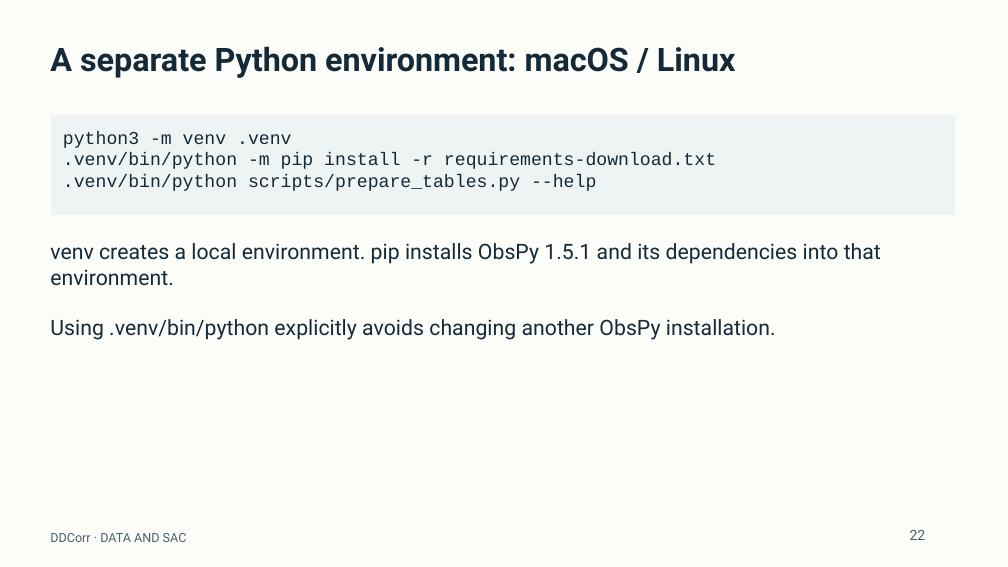
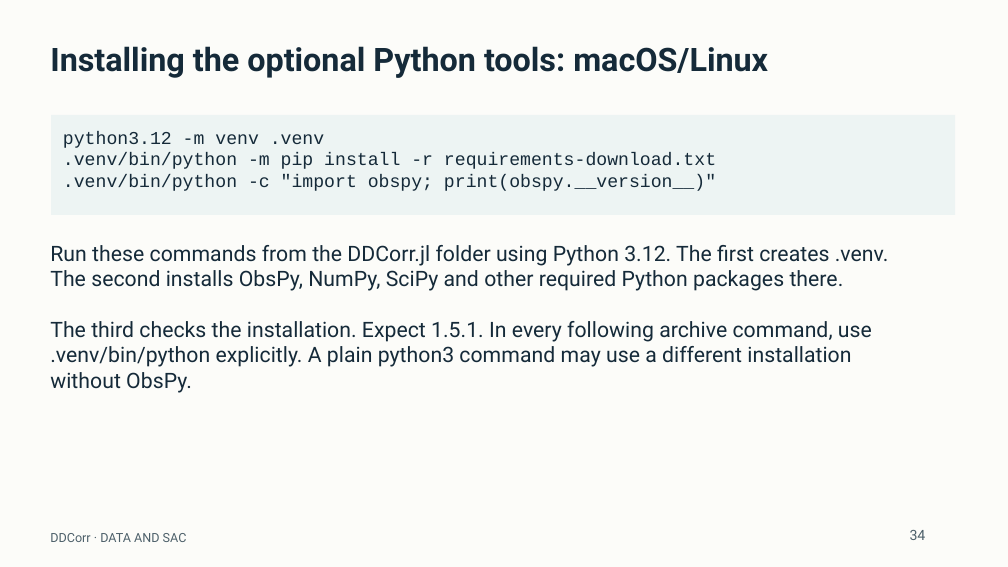
Before and after one commit to eliasrh/DDCorr.jl, a slide deck: slide 34 of teaching/DDCorr_minicourse.pptx (slide 22 before the commit). Drawn at 1008x567 pixels with LibreOffice and Linux fonts; fonts in the diff are those of the drawing. Boxes give left, top, right and bottom in pixels: in the first picture for what was removed or moved away, otherwise in the second. Text is boxed around its words. In the diff, an @@ line names an element or a change of style, - is before the commit and + after.

Commit message:
Revise student walkthrough with visual location context and explicit Python commands
Add editable ray-path and workflow diagrams, explain output formats and event indices, and make parameter experiments repeatable. Use the virtual environment executable in every acquisition command, add a small five-event download and Windows instructions, and clear synthetic selections before real processing. Add actionable dependency errors and a regression test.

```diff
--- a/teaching/DDCorr_minicourse.pptx
+++ b/teaching/DDCorr_minicourse.pptx
@@ text at (50,46,768,78): text changed @@
-A separate Python environment: macOS / Linux
+Installing the optional Python tools: macOS/Linux
@@ text at (63,131,324,148): text changed @@
-python3 -m venv .venv
+python3.12 -m venv .venv
@@ text at (63,175,716,191): text changed @@
-.venv/bin/python scripts/prepare_tables.py --help
+.venv/bin/python -c "import obspy; print(obspy.__version__)"
@@ text at (50,245,889,291): text changed @@
-venv creates a local environment. pip installs ObsPy 1.5.1 and its dependencies into that
-environment.
+Run these commands from the DDCorr.jl folder using Python 3.12. The first creates .venv.
+The second installs ObsPy, NumPy, SciPy and other required Python packages there.
@@ text at (50,321,872,393): text changed @@
-Using .venv/bin/python explicitly avoids changing another ObsPy installation.
+The third checks the installation. Expect 1.5.1. In every following archive command, use
+.venv/bin/python explicitly. A plain python3 command may use a different installation
+without ObsPy.
@@ text at (910,530,926,540): text changed @@
-22
+34
```
Also in this commit, not shown: 67 other slides changed, 32 slides added, 16 slides removed, 22 other files.
